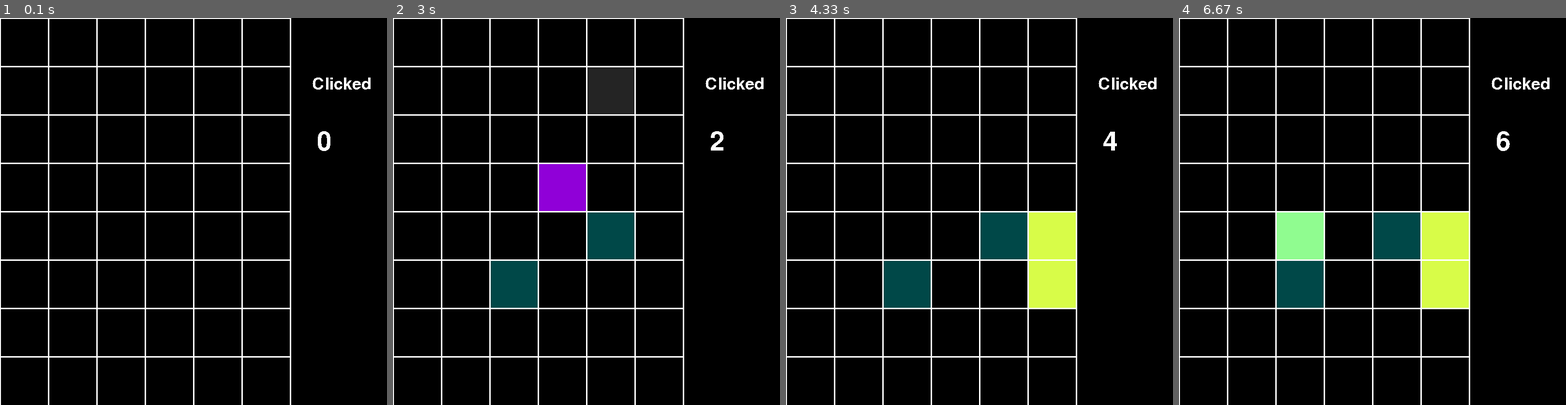
Above: before the commit, frames 1-4 (left to right).
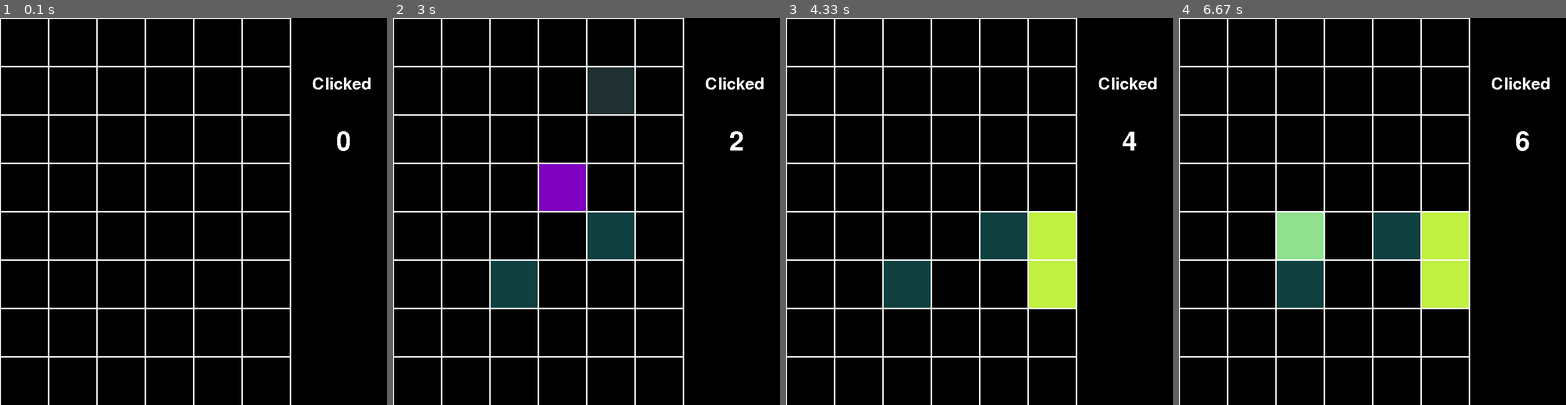
Above: after the commit, the same moments.

Repository: marttp/TooMuchMemory_Pygame
Game: pygame game, started from Too Much Memory.py
The game is run twice, just before and just after one commit, with the same random seed, the same clock (stepped at 60 frames per second) and the same inputs.
Inputs (mouse positions are in pixels of both pictures, inside the frame that each line leads up to):
- Up to frame 1 (0.1 s): no input
- Up to frame 2 (3 s): click (586, 211) at 0.38 s; click (520, 304) at 0.72 s; click (601, 257) at 1.05 s; click (454, 304) at 1.38 s; click (454, 335) at 1.72 s; click (470, 188) at 2.05 s; click (621, 110) at 2.38 s; click (555, 188) at 2.72 s
- Up to frame 3 (4.33 s): click (1045, 350) at 3.05 s; click (1033, 261) at 3.38 s; click (1072, 211) at 3.72 s; click (898, 188) at 4.05 s
- Up to frame 4 (6.67 s): click (1237, 145) at 4.38 s; click (1240, 199) at 4.72 s; click (1364, 346) at 5.05 s; click (1446, 331) at 5.38 s; click (1295, 68) at 5.72 s; click (1372, 72) at 6.05 s; click (1291, 219) at 6.38 s

The runs differ from the first frame. In frame 1, 0.2% of the frame differs, in the area x 82-91%, y 29-35%; in frame 2, 0.2%; in frame 3, 0.2%; in frame 4, 1.7%, in the area x 25-91%, y 29-63%.

Commit message:
Mini project CSL 2/2018

Diff:
--- a/Too Much Memory.py
+++ b/Too Much Memory.py
@@ -3,6 +3,7 @@
 
 clicked = 0
 click = 0
+dual = 0
 
 
 class Square():
@@ -87,17 +88,35 @@
             else:
                 count = 0
 
-            if pygame.font:
-                font = pygame.font.Font(None, 80)
-                text1 = font.render(str(click), 0, (0, 0, 0))
-                textpos1 = text1.get_rect(x=655, y=230)
-                windowSurface.blit(text1, textpos1)
+            if click < 10:
+                if pygame.font:
+                    font = pygame.font.Font(None, 80)
+                    text1 = font.render(str(click), 0, (0, 0, 0))
+                    textpos1 = text1.get_rect(x=695, y=230)
+                    windowSurface.blit(text1, textpos1)
+                else:
+                    print("not font")
+            elif click < 100:
+                if pygame.font:
+                    font = pygame.font.Font(None, 80)
+                    text1 = font.render(str(click), 0, (0, 0, 0))
+                    textpos1 = text1.get_rect(x=675, y=230)
+                    windowSurface.blit(text1, textpos1)
+                else:
+                    print("not font")
             else:
-                print("not font")
+                if pygame.font:
+                    font = pygame.font.Font(None, 80)
+                    text1 = font.render(str(click), 0, (0, 0, 0))
+                    textpos1 = text1.get_rect(x=655, y=230)
+                    windowSurface.blit(text1, textpos1)
+                else:
+                    print("not font")
 
             clicked += 1
             if clicked % 3 == 0:
                 click += 1
+
             print(click)
 
             for square in squares_list:
@@ -143,10 +162,25 @@
         text = font.render("Clicked", 0, (255, 255, 255))
         textpos = text.get_rect(x=645, y=120)
         windowSurface.blit(text, textpos)
-        font1 = pygame.font.Font(None, 80)
-        text1 = font1.render(str(click), 0, (255, 255, 255))
-        textpos1 = text1.get_rect(x=655, y=230)
-        windowSurface.blit(text1, textpos1)
+
+        if click < 10:
+            if pygame.font:
+                font = pygame.font.Font(None, 80)
+                text1 = font.render(str(click), 0, (255, 255, 255))
+                textpos1 = text1.get_rect(x=695, y=230)
+                windowSurface.blit(text1, textpos1)
+        elif click < 100:
+            if pygame.font:
+                font = pygame.font.Font(None, 80)
+                text1 = font.render(str(click), 0, (255, 255, 255))
+                textpos1 = text1.get_rect(x=675, y=230)
+                windowSurface.blit(text1, textpos1)
+        else:
+            if pygame.font:
+                font = pygame.font.Font(None, 80)
+                text1 = font.render(str(click), 0, (255, 255, 255))
+                textpos1 = text1.get_rect(x=655, y=230)
+                windowSurface.blit(text1, textpos1)
     else:
         print("not font")
 
--- a/grid_library.py
+++ b/grid_library.py
@@ -25,7 +25,7 @@
         self.color_name_list = list()
         for i in range(24):
             self.color_name_list.append(
-                tuple((random.randrange(0, 255, 36), random.randrange(0, 255, 36), random.randrange(0, 255, 36))))
+                tuple((random.randrange(0, 255, 16), random.randrange(0, 255, 16), random.randrange(0, 255, 16))))
 
     def draw_lines(self, windowSurface,click):
         # if pygame.font:
